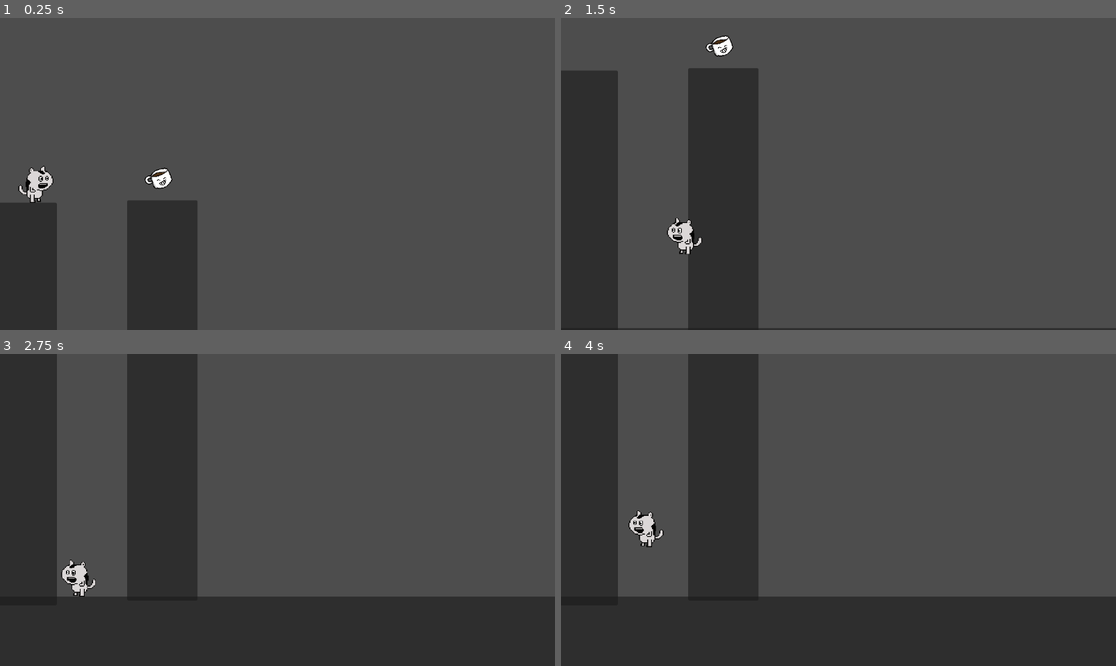
Above: before the commit, frames 1-4 (two rows, left to right).
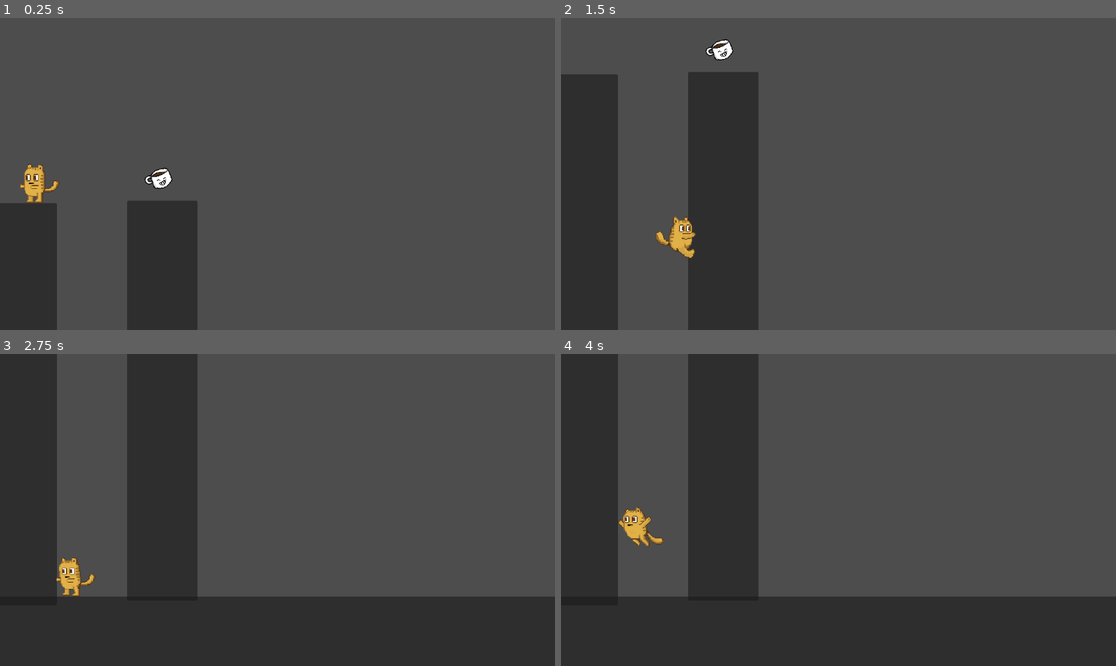
Above: after the commit, the same moments.

Repository: rnakkas/CoffeeCatProject
Game: Godot game, scene res://Scenes/test_level.tscn
Same seed, same stepped clock (60 frames per second), same inputs: the game is played once before the commit and once after it.
Inputs:
- Up to frame 1 (0.25 s): no input
- Up to frame 2 (1.5 s): hold Right (move_right) from 0.53 s (still down); tap Space (jump) at 0.77 s
- Up to frame 3 (2.75 s): tap Space (jump) at 1.52 s; release Right (move_right) at 2.03 s; hold Left (move_left) from 2.03 s (still down)
- Up to frame 4 (4 s): release Left (move_left) at 2.78 s; hold Right (move_right) from 2.78 s (still down); tap Space (jump) at 3.02, 3.77 s

The runs differ from the first frame. In frame 1, 0.5% of the frame differs, in the area x 3-11%, y 46-60%; in frame 2, 1.4%, in the area x 0-100%, y 5-100%; in frame 3, 0.6%; in frame 4, 0.6%.

Commit message:
Added cat spritesheet
- added version 1 cat spritesheet

Diff:
--- a/Scenes/player.tscn
+++ b/Scenes/player.tscn
@@ -1,15 +1,111 @@
-[gd_scene load_steps=7 format=3 uid="uid://rnwicnm300tm"]
-
-[ext_resource type="Texture2D" uid="uid://b823buqoavkrx" path="res://Assets/cat-1.png" id="1_fb252"]
+[gd_scene load_steps=31 format=3 uid="uid://rnwicnm300tm"]
+
 [ext_resource type="Script" path="res://Scripts/player.gd" id="1_k70q4"]
-
-[sub_resource type="AtlasTexture" id="AtlasTexture_eqa6y"]
-atlas = ExtResource("1_fb252")
-region = Rect2(0, 0, 64, 64)
-
-[sub_resource type="AtlasTexture" id="AtlasTexture_6eo1g"]
-atlas = ExtResource("1_fb252")
-region = Rect2(0, 0, 64, 64)
+[ext_resource type="Texture2D" uid="uid://x018yodyixjt" path="res://Assets/player_cat_spritesheet_v2.png" id="2_rnv1p"]
+
+[sub_resource type="AtlasTexture" id="AtlasTexture_nh4gg"]
+atlas = ExtResource("2_rnv1p")
+region = Rect2(576, 128, 64, 64)
+
+[sub_resource type="AtlasTexture" id="AtlasTexture_xp7cl"]
+atlas = ExtResource("2_rnv1p")
+region = Rect2(704, 128, 64, 64)
+
+[sub_resource type="AtlasTexture" id="AtlasTexture_5bbu8"]
+atlas = ExtResource("2_rnv1p")
+region = Rect2(832, 128, 64, 64)
+
+[sub_resource type="AtlasTexture" id="AtlasTexture_tuptd"]
+atlas = ExtResource("2_rnv1p")
+region = Rect2(960, 128, 64, 64)
+
+[sub_resource type="AtlasTexture" id="AtlasTexture_gw16r"]
+atlas = ExtResource("2_rnv1p")
+region = Rect2(64, 0, 64, 64)
+
+[sub_resource type="AtlasTexture" id="AtlasTexture_4jdue"]
+atlas = ExtResource("2_rnv1p")
+region = Rect2(192, 0, 64, 64)
+
+[sub_resource type="AtlasTexture" id="AtlasTexture_jij5x"]
+atlas = ExtResource("2_rnv1p")
+region = Rect2(320, 0, 64, 64)
+
+[sub_resource type="AtlasTexture" id="AtlasTexture_ryr4l"]
+atlas = ExtResource("2_rnv1p")
+region = Rect2(448, 0, 64, 64)
+
+[sub_resource type="AtlasTexture" id="AtlasTexture_iq01o"]
+atlas = ExtResource("2_rnv1p")
+region = Rect2(576, 0, 64, 64)
+
+[sub_resource type="AtlasTexture" id="AtlasTexture_nv1q2"]
+atlas = ExtResource("2_rnv1p")
+region = Rect2(704, 0, 64, 64)
+
+[sub_resource type="AtlasTexture" id="AtlasTexture_ip1tk"]
+atlas = ExtResource("2_rnv1p")
+region = Rect2(832, 0, 64, 64)
+
+[sub_resource type="AtlasTexture" id="AtlasTexture_qo0wf"]
+atlas = ExtResource("2_rnv1p")
+region = Rect2(960, 0, 64, 64)
+
+[sub_resource type="AtlasTexture" id="AtlasTexture_5whpw"]
+atlas = ExtResource("2_rnv1p")
+region = Rect2(64, 128, 64, 64)
+
+[sub_resource type="AtlasTexture" id="AtlasTexture_ibkbo"]
+atlas = ExtResource("2_rnv1p")
+region = Rect2(192, 128, 64, 64)
+
+[sub_resource type="AtlasTexture" id="AtlasTexture_jnu4y"]
+atlas = ExtResource("2_rnv1p")
+region = Rect2(320, 128, 64, 64)
+
+[sub_resource type="AtlasTexture" id="AtlasTexture_di8d7"]
+atlas = ExtResource("2_rnv1p")
+region = Rect2(448, 128, 64, 64)
+
+[sub_resource type="AtlasTexture" id="AtlasTexture_tkb1n"]
+atlas = ExtResource("2_rnv1p")
+region = Rect2(64, 64, 64, 64)
+
+[sub_resource type="AtlasTexture" id="AtlasTexture_niy00"]
+atlas = ExtResource("2_rnv1p")
+region = Rect2(192, 64, 64, 64)
+
+[sub_resource type="AtlasTexture" id="AtlasTexture_jds2v"]
+atlas = ExtResource("2_rnv1p")
+region = Rect2(320, 64, 64, 64)
+
+[sub_resource type="AtlasTexture" id="AtlasTexture_ewwkm"]
+atlas = ExtResource("2_rnv1p")
+region = Rect2(448, 64, 64, 64)
+
+[sub_resource type="AtlasTexture" id="AtlasTexture_py01r"]
+atlas = ExtResource("2_rnv1p")
+region = Rect2(576, 64, 64, 64)
+
+[sub_resource type="AtlasTexture" id="AtlasTexture_oilwj"]
+atlas = ExtResource("2_rnv1p")
+region = Rect2(704, 64, 64, 64)
+
+[sub_resource type="AtlasTexture" id="AtlasTexture_7ngyy"]
+atlas = ExtResource("2_rnv1p")
+region = Rect2(832, 64, 64, 64)
+
+[sub_resource type="AtlasTexture" id="AtlasTexture_eo5am"]
+atlas = ExtResource("2_rnv1p")
+region = Rect2(960, 64, 64, 64)
+
+[sub_resource type="AtlasTexture" id="AtlasTexture_3tgao"]
+atlas = ExtResource("2_rnv1p")
+region = Rect2(64, 192, 64, 64)
+
+[sub_resource type="AtlasTexture" id="AtlasTexture_ectul"]
+atlas = ExtResource("2_rnv1p")
+region = Rect2(192, 192, 64, 64)
 
 [sub_resource type="SpriteFrames" id="SpriteFrames_4jm0p"]
 animations = [{
@@ -23,10 +119,22 @@
 "name": &"death",
 "speed": 5.0
 }, {
-"frames": [],
-"loop": true,
+"frames": [{
+"duration": 1.0,
+"texture": SubResource("AtlasTexture_nh4gg")
+}, {
+"duration": 1.0,
+"texture": SubResource("AtlasTexture_xp7cl")
+}, {
+"duration": 1.0,
+"texture": SubResource("AtlasTexture_5bbu8")
+}, {
+"duration": 1.0,
+"texture": SubResource("AtlasTexture_tuptd")
+}],
+"loop": false,
 "name": &"fall",
-"speed": 5.0
+"speed": 12.0
 }, {
 "frames": [],
 "loop": true,
@@ -35,38 +143,98 @@
 }, {
 "frames": [{
 "duration": 1.0,
-"texture": SubResource("AtlasTexture_eqa6y")
+"texture": SubResource("AtlasTexture_gw16r")
+}, {
+"duration": 1.0,
+"texture": SubResource("AtlasTexture_4jdue")
+}, {
+"duration": 1.0,
+"texture": SubResource("AtlasTexture_jij5x")
+}, {
+"duration": 1.0,
+"texture": SubResource("AtlasTexture_ryr4l")
+}, {
+"duration": 1.0,
+"texture": SubResource("AtlasTexture_iq01o")
+}, {
+"duration": 1.0,
+"texture": SubResource("AtlasTexture_nv1q2")
+}, {
+"duration": 1.0,
+"texture": SubResource("AtlasTexture_ip1tk")
+}, {
+"duration": 1.0,
+"texture": SubResource("AtlasTexture_qo0wf")
 }],
 "loop": true,
 "name": &"idle",
-"speed": 5.0
-}, {
-"frames": [],
-"loop": true,
+"speed": 9.0
+}, {
+"frames": [{
+"duration": 1.0,
+"texture": SubResource("AtlasTexture_5whpw")
+}, {
+"duration": 1.0,
+"texture": SubResource("AtlasTexture_ibkbo")
+}, {
+"duration": 1.0,
+"texture": SubResource("AtlasTexture_jnu4y")
+}, {
+"duration": 1.0,
+"texture": SubResource("AtlasTexture_di8d7")
+}],
+"loop": false,
 "name": &"jump",
-"speed": 5.0
-}, {
-"frames": [{
-"duration": 1.0,
-"texture": SubResource("AtlasTexture_6eo1g")
+"speed": 11.0
+}, {
+"frames": [{
+"duration": 1.0,
+"texture": SubResource("AtlasTexture_tkb1n")
+}, {
+"duration": 1.0,
+"texture": SubResource("AtlasTexture_niy00")
+}, {
+"duration": 1.0,
+"texture": SubResource("AtlasTexture_jds2v")
+}, {
+"duration": 1.0,
+"texture": SubResource("AtlasTexture_ewwkm")
+}, {
+"duration": 1.0,
+"texture": SubResource("AtlasTexture_py01r")
+}, {
+"duration": 1.0,
+"texture": SubResource("AtlasTexture_oilwj")
+}, {
+"duration": 1.0,
+"texture": SubResource("AtlasTexture_7ngyy")
+}, {
+"duration": 1.0,
+"texture": SubResource("AtlasTexture_eo5am")
 }],
 "loop": true,
 "name": &"run",
-"speed": 5.0
+"speed": 13.0
 }, {
 "frames": [],
 "loop": true,
 "name": &"slide",
 "speed": 5.0
 }, {
-"frames": [],
+"frames": [{
+"duration": 1.0,
+"texture": SubResource("AtlasTexture_3tgao")
+}, {
+"duration": 1.0,
+"texture": SubResource("AtlasTexture_ectul")
+}],
 "loop": true,
 "name": &"wall_slide",
 "speed": 5.0
 }]
 
 [sub_resource type="RectangleShape2D" id="RectangleShape2D_881vg"]
-size = Vector2(16, 39)
+size = Vector2(22, 42)
 
 [node name="player" type="CharacterBody2D"]
 collision_layer = 2
@@ -78,13 +246,13 @@
 animation = &"idle"
 
 [node name="collider" type="CollisionShape2D" parent="."]
-position = Vector2(-2, 3.5)
+position = Vector2(0, 5)
 shape = SubResource("RectangleShape2D_881vg")
 
 [node name="left_wall_detect" type="RayCast2D" parent="."]
 modulate = Color(0, 0.860542, 0.185596, 1)
-target_position = Vector2(-16, 0)
+target_position = Vector2(-14, 0)
 
 [node name="right_wall_detect" type="RayCast2D" parent="."]
 modulate = Color(0.0509804, 0.933333, 0.176471, 1)
-target_position = Vector2(16, 0)
+target_position = Vector2(14, 0)
--- a/Scripts/player.gd
+++ b/Scripts/player.gd
@@ -118,11 +118,11 @@
 		STATE.WALL_SLIDE:
 			velocity.y += WALL_SLIDE_GRAVITY * delta;
 
-			# Flip sprite to face opposite of wall
-			if left_wall_detect.is_colliding():
-				animation.flip_h = false;
-			elif right_wall_detect.is_colliding():
-				animation.flip_h = true;
+			## Flip sprite to face opposite of wall
+			#if left_wall_detect.is_colliding():
+				#animation.flip_h = false;
+			#elif right_wall_detect.is_colliding():
+				#animation.flip_h = true;
 
 			if Input.is_action_just_pressed("jump"):
 				if left_wall_detect.is_colliding():
@@ -150,9 +150,9 @@
 
 func _flip_sprite(direction: float) -> void:
 	if direction < 0:
+		animation.flip_h = false;
+	elif direction > 0:
 		animation.flip_h = true;
-	elif direction > 0:
-		animation.flip_h = false;
 
 func _physics_process(delta: float) -> void:
 	_update_state(delta);
Binary file added: Assets/player_cat_spritesheet_v2.png
Not shown, added: Assets/player_cat_spritesheet_v2.png.import
